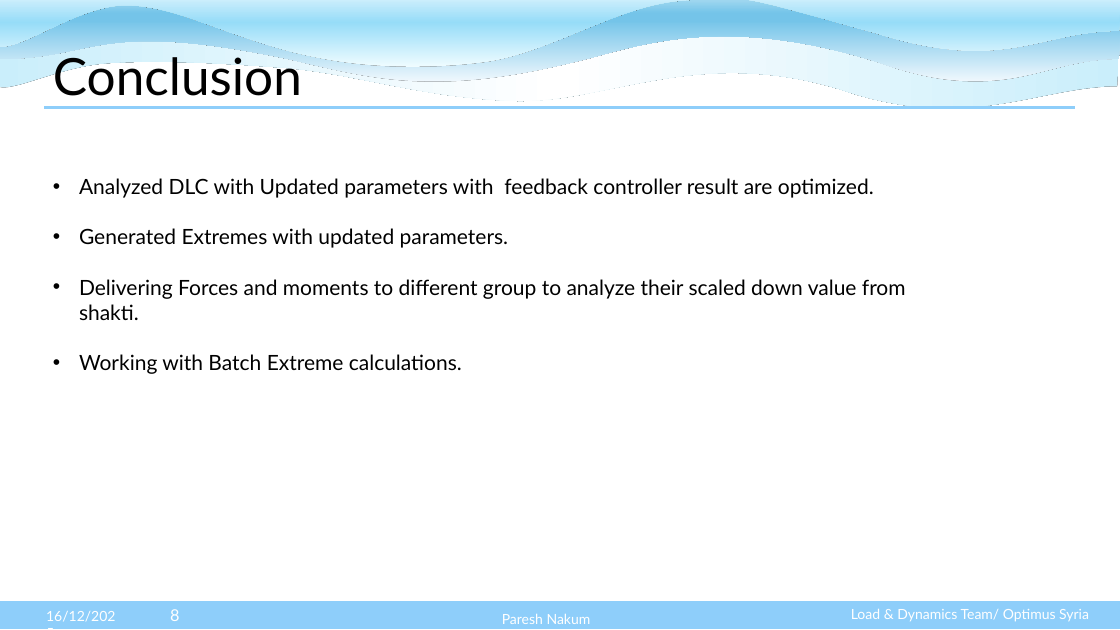
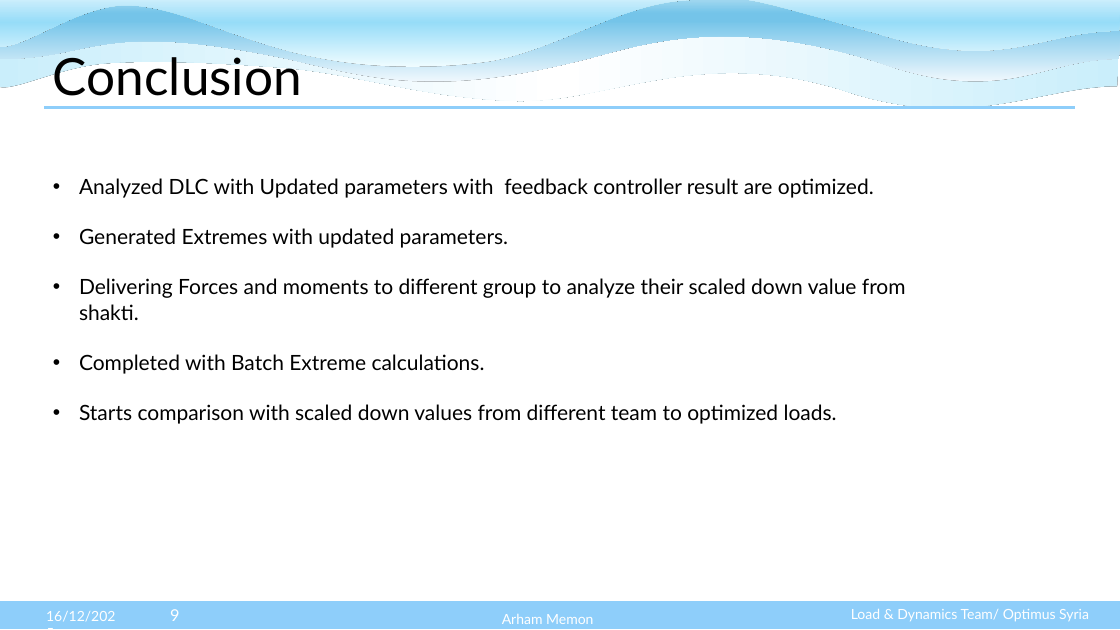
Before and after one commit to Karim-bakhtyar/Optimus-Syria-WEC, a slide deck: slide 9 of 3_Presentations/week 12/Week 12 Loads and Dynamics WEC25.pptx (slide 8 before the commit). Drawn at 1120x630 pixels with LibreOffice and Linux fonts; fonts in the diff are those of the drawing. Boxes give left, top, right and bottom in pixels: in the first picture for what was removed or moved away, otherwise in the second. Text is boxed around its words. In the diff, an @@ line names an element or a change of style, - is before the commit and + after.

```diff
--- a/3_Presentations/week 12/Week 12 Loads and Dynamics WEC25.pptx
+++ b/3_Presentations/week 12/Week 12 Loads and Dynamics WEC25.pptx
@@ text at <box>79,354,837,424</box>: text changed @@
-• Working with Batch Extreme calculations.
+• Completed with Batch Extreme calculations.
+• Starts comparison with scaled down values from different team to optimized loads.
@@ page number at <box>170,609,179,621</box>: text changed @@
-8
+9
@@ text at <box>502,614,593,624</box>: text changed @@
-Paresh Nakum
+Arham Memon
```
Also in this commit, not shown: 8 other slides changed, 1 slide added.
